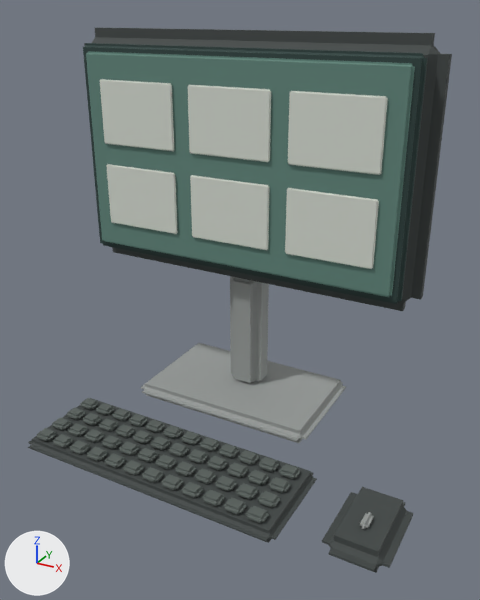
Before and after pictures for a commit that changed the glTF model assets/models/gen/kiosk_computer.glb.
Camera for both pictures: a 50 mm camera at (0.367, -0.677, 0.474) aimed at (0.045, -0.092, 0.182). Arrows for +X, +Y and +Z are at lower left; the lights stay in place. The older version comes first.

Objects in the first picture: 'marine fitting', 'marine fitting.002', 'marine fitting.003', 'marine fitting.004', 'marine fitting.005', 'marine fitting.012'.
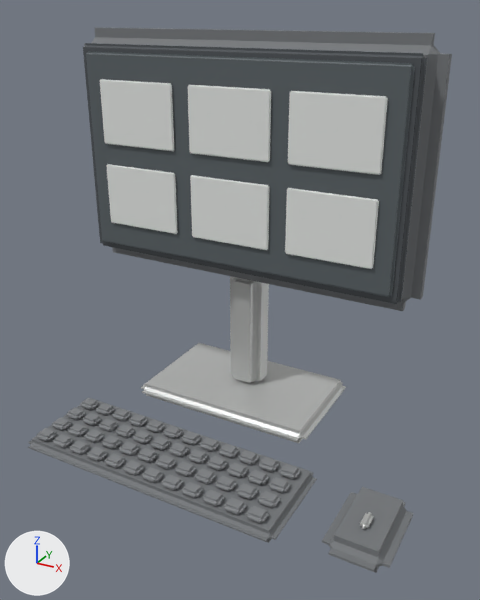
Pixel boxes [x1, y1, x2, y2] of what changed, in the pictures (480 x 600 px):
```json
{"object": "marine fitting.005", "change": "recoloured", "before": [100, 79, 388, 269], "after": [100, 79, 388, 269], "on screen": "light grey to white"}
{"object": "marine fitting.004", "change": "recoloured", "before": [86, 51, 415, 297], "after": [86, 51, 415, 297], "on screen": "green to dark grey"}
{"object": "marine fitting.002", "change": "recoloured", "before": [28, 28, 452, 573], "after": [28, 28, 452, 573]}
{"object": "marine fitting", "change": "recoloured, surface changed", "before": [141, 276, 374, 529], "after": [141, 276, 374, 529], "on screen": "grey to light grey"}
{"object": "marine fitting.012", "change": "recoloured", "before": [37, 398, 300, 523], "after": [37, 398, 300, 523], "on screen": "dark grey to grey"}
{"object": "marine fitting.003", "change": "recoloured", "before": [83, 43, 427, 304], "after": [83, 43, 427, 304]}
```

Scene script edits in JSON lines:
```json
{"op": "set", "path": "mat_terminal_aluminium.base_color", "old": "(0.32, 0.34, 0.33)", "new": "(0.55, 0.56, 0.55)", "note": "grey #999e9b -> light grey #c4c5c4"}
{"op": "set", "path": "mat_terminal_aluminium.roughness", "old": "0.8", "new": "0.42"}
{"op": "set", "path": "mat_terminal_aluminium.metallic", "old": "0.0", "new": "0.35"}
{"op": "set", "path": "mat_terminal_graphite.base_color", "old": "(0.055, 0.065, 0.063)", "new": "(0.18, 0.19, 0.2)", "note": "dark grey #424847 -> grey #76797c"}
{"op": "set", "path": "mat_terminal_glass.base_color", "old": "(0.025, 0.055, 0.05)", "new": "(0.08, 0.09, 0.1)", "note": "dark cyan #2c423f -> dark grey #505559"}
{"op": "set", "path": "mat_terminal_screen.base_color", "old": "(0.12, 0.24, 0.2)", "new": "(0.1, 0.12, 0.13)", "note": "green #61867c -> dark grey #596165"}
{"op": "set", "path": "mat_terminal_dashboard.base_color", "old": "(0.68, 0.72, 0.65)", "new": "(0.78, 0.8, 0.78)", "note": "light grey #d7ddd3 -> white #e5e7e5"}
{"op": "set", "path": "mat_terminal_keys.base_color", "old": "(0.1, 0.12, 0.11)", "new": "(0.22, 0.23, 0.24)", "note": "dark grey #59615d -> grey #818486"}
```
